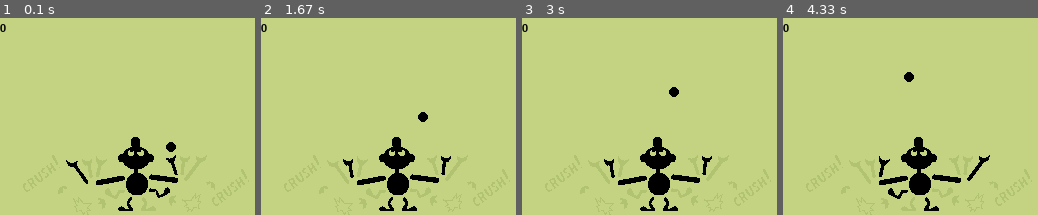
Above: before the commit, frames 1-4 (left to right).
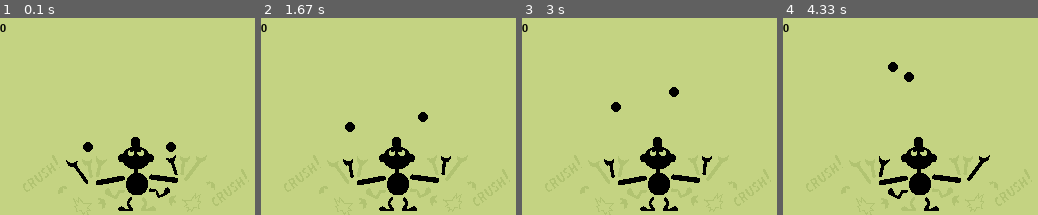
Above: after the commit, the same moments.

Repository: b0ggyb33/mrgameandwatch
Game: pygame game, started from pygameInterface.py
The game is run twice, just before and just after one commit, with the same random seed, the same clock (stepped at 60 frames per second) and the same inputs. The source is Python 2; it was converted automatically to run under Python 3.
Inputs:
- Up to frame 1 (0.1 s): no input
- Up to frame 2 (1.67 s): hold Right 0.33-0.8 s; hold Right 0.83-1.3 s; hold Left from 1.33 s (still down)
- Up to frame 3 (3 s): release Left at 1.87 s; hold Left 1.9-2.3 s; hold Right 2.33-2.97 s
- Up to frame 4 (4.33 s): hold Left 3-3.47 s; hold Right 3.5-3.97 s; hold Right from 4 s (still down)

The runs differ from the first frame. In frame 1, 0.2% of the frame differs, in the area x 32-37%, y 62-69%; in frame 2, 0.2%; in frame 3, 0.2%; in frame 4, 0.2%.

Commit message:
added middle ball

Diff:
--- a/World.py
+++ b/World.py
@@ -8,7 +8,9 @@
 class World(object):
     def __init__(self):
         self.time = 0
-        self.balls=[Actors.Ball((positions['LEFT'],positions['RIGHT']),directions['RIGHT']) for i in xrange(1)]
+        track0Ball = Actors.Ball((positions['LEFT'],positions['RIGHT']),directions['RIGHT'],0)
+        track1Ball = Actors.Ball((positions['LEFT'],11),directions['LEFT'],1)
+        self.balls=[track0Ball,track1Ball]
         self.mgw = Actors.MrGameAndWatch((0,2),directions['LEFT'])
         self.score=0
         self.speed=30
@@ -34,14 +36,20 @@
 
     def handleCollision(self,ball):
         if ball.atLimit():
-                if ball.position == ball.limits[1]:
-                    if self.mgw.position == self.mgw.limits[0]:
-                        self.increaseScore()
-                        ball.changeDirection()
-                else: #lower
-                    if self.mgw.position == self.mgw.limits[1]:
-                        self.increaseScore()
-                        ball.changeDirection()
+                if ball.track == 0:
+                    if ball.position == ball.limits[1]:
+                        if self.mgw.position == self.mgw.limits[0]:
+                            self.increaseScore()
+                            ball.changeDirection()
+                    else: #lower
+                        if self.mgw.position == self.mgw.limits[1]:
+                            self.increaseScore()
+                            ball.changeDirection()
+                elif ball.track ==1:
+                        if self.mgw.position not in self.mgw.limits:
+                            self.increaseScore()
+                            ball.changeDirection()
+
 
 
 
--- a/renderer.py
+++ b/renderer.py
@@ -40,9 +40,8 @@
 
         self.positions={0:[],1:[],2:[]}
         track0={0:(103,140),1:(108,110),2:(114,85),3:(126,70),4:(139,70),5:(152,85),6:(162,110),7:(171,140)}
-        self.ballPositions=[track0,{},{}]
-        for name,value in World.positions.items():
-            self.positions[name]=value*self.width/float(len(World.positions))
+        track1={0:(88,140),1:(89,120),2:(94,100),3:(99,80),4:(110,60),5:(126,50),6:(145,50), 7:(160,60),8:(173,80),9:(178,100),10:(183,120),11:(184,140)}
+        self.ballPositions=[track0,track1,{}]
 
 
 
